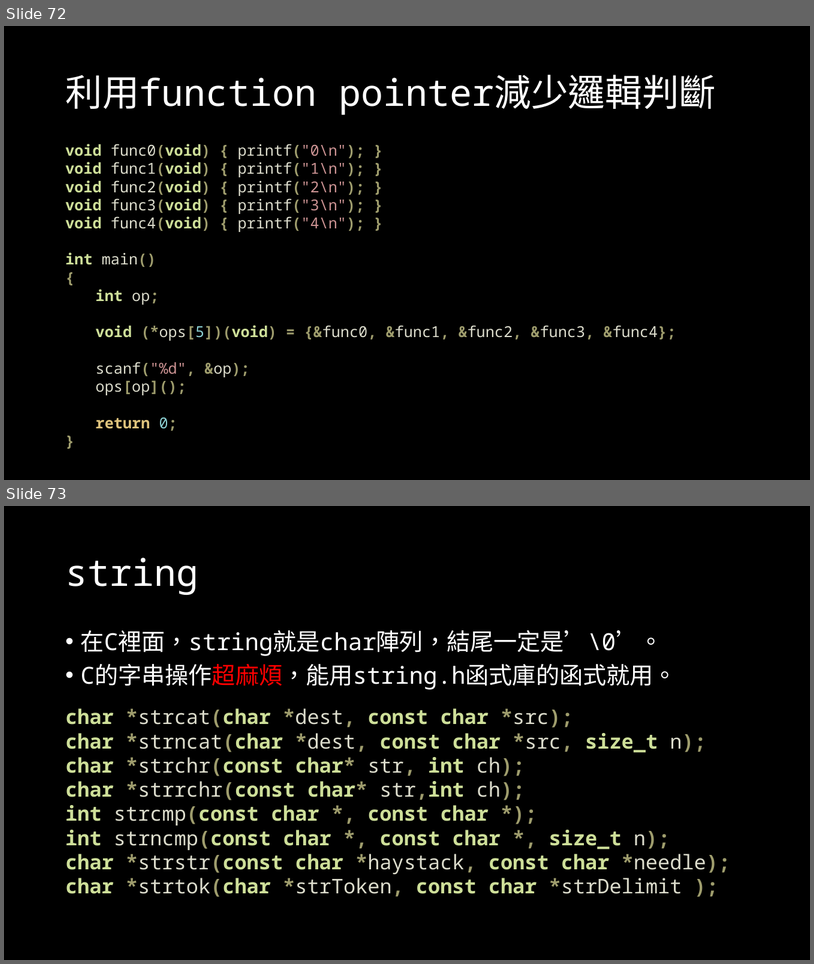
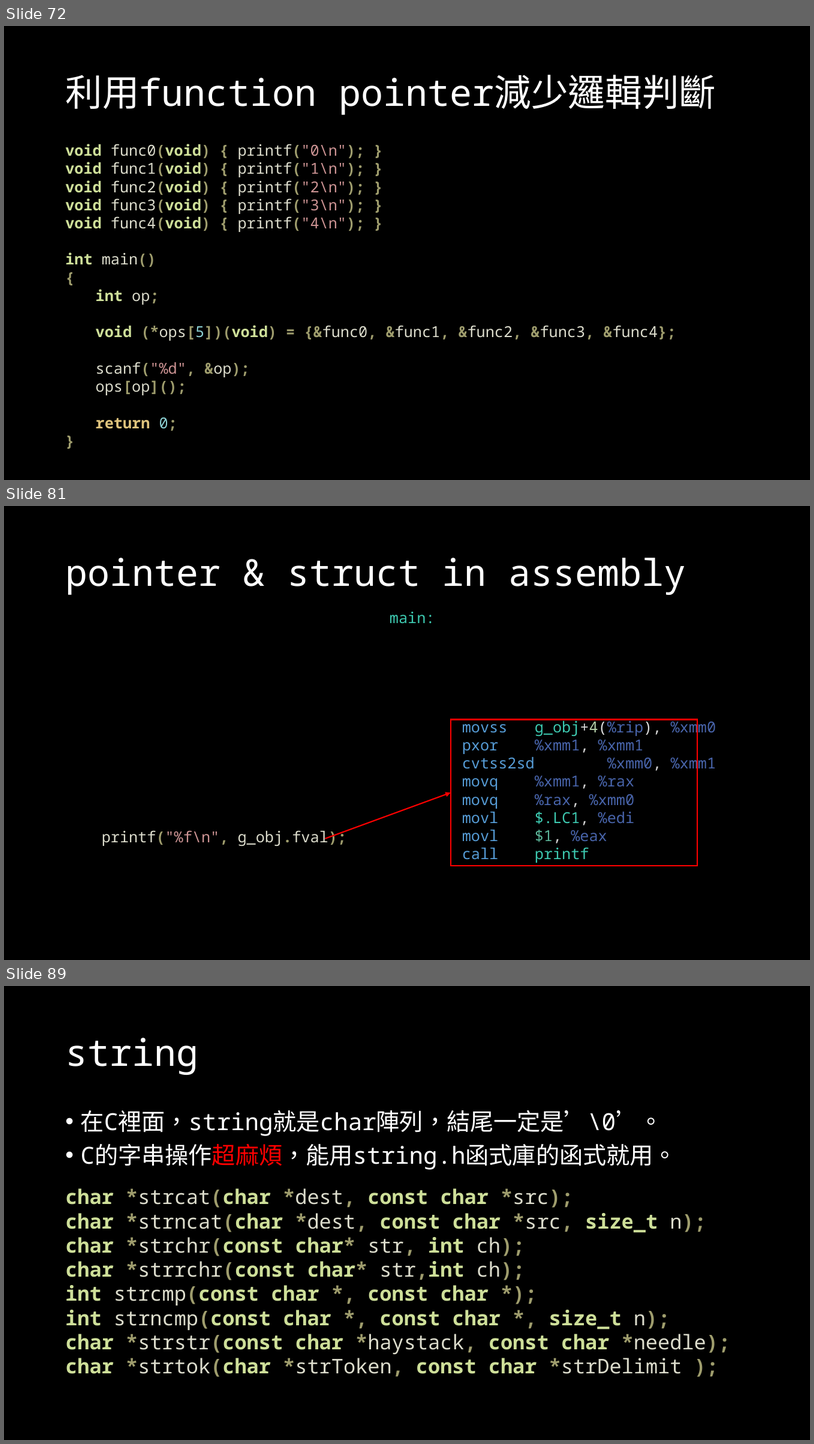
Before and after one commit to OEmiliatanO/those_c_prog_didnt_teach, a slide deck: Ch2/Ch2-pointer & array.pptx. Shown one above the other, each under a label of ours: slides 72 and 73 before the commit, slides 72, 81 and 89 after it; the slides between them are not shown. The pictures are 814x964 and 814x1444 pixels, drawn with LibreOffice and Linux fonts; fonts in the diff are those of the drawing. Boxes give left, top, right and bottom in pixels: in the first picture for what was removed or moved away, otherwise in the second. Text is boxed around its words. In the diff, an @@ line names an element or a change of style, - is before the commit and + after.

```diff
--- a/Ch2/Ch2-pointer & array.pptx
+++ b/Ch2/Ch2-pointer & array.pptx
@@ slide 81 added at [4, 506, 810, 960], background #000000 @@
@@ title added at [65, 558, 687, 595], 44 pt, text #FFFFFF @@
+pointer & struct in assembly
@@ text added at [390, 612, 717, 862], 18 pt, text #4864AA @@
+main:
+movss g_obj+4(%rip), %xmm0
+pxor %xmm1, %xmm1
+cvtss2sd %xmm0, %xmm1
+movq %xmm1, %rax
+movq %rax, %xmm0
+movl $.LC1, %edi
+movl $1, %eax
+call printf
@@ rectangle added at [451, 720, 698, 866], outline #FF0000 1.5 pt @@
@@ arrow added from (325, 838) to (451, 793), #FF0000 1.5 pt @@
@@ text added at [102, 829, 347, 846], 18 pt, text #DCDCCC @@
+printf("%f\n", g_obj.fval);
@@ what was slide 73 is now slide 89 @@
```
Also in this commit, not shown: 6 slides changed, 17 other slides added.
